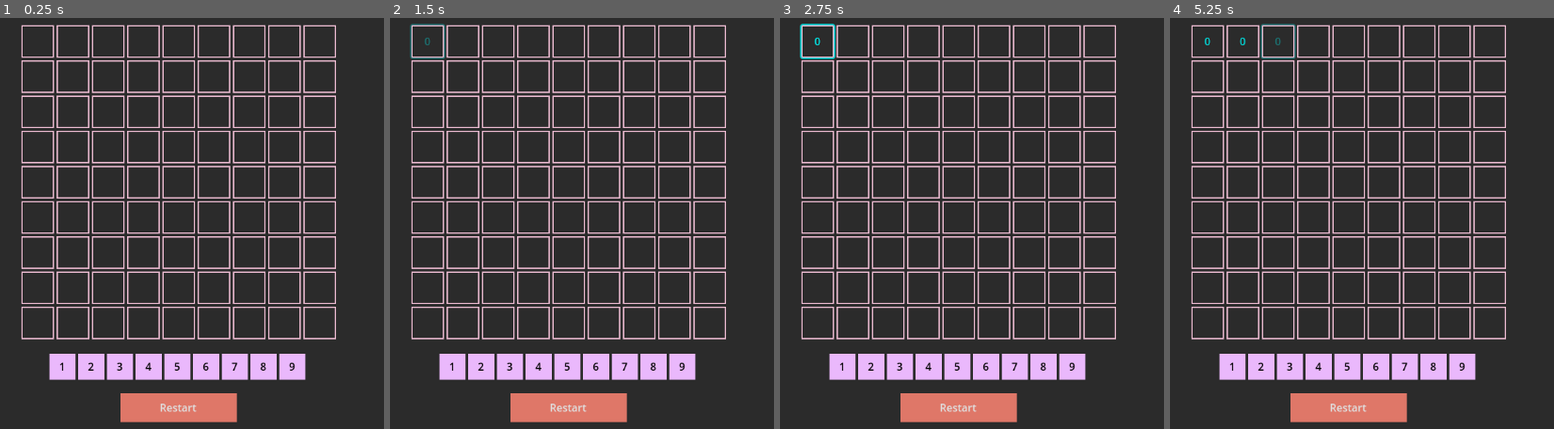
Above: before the commit, frames 1-4 (left to right).
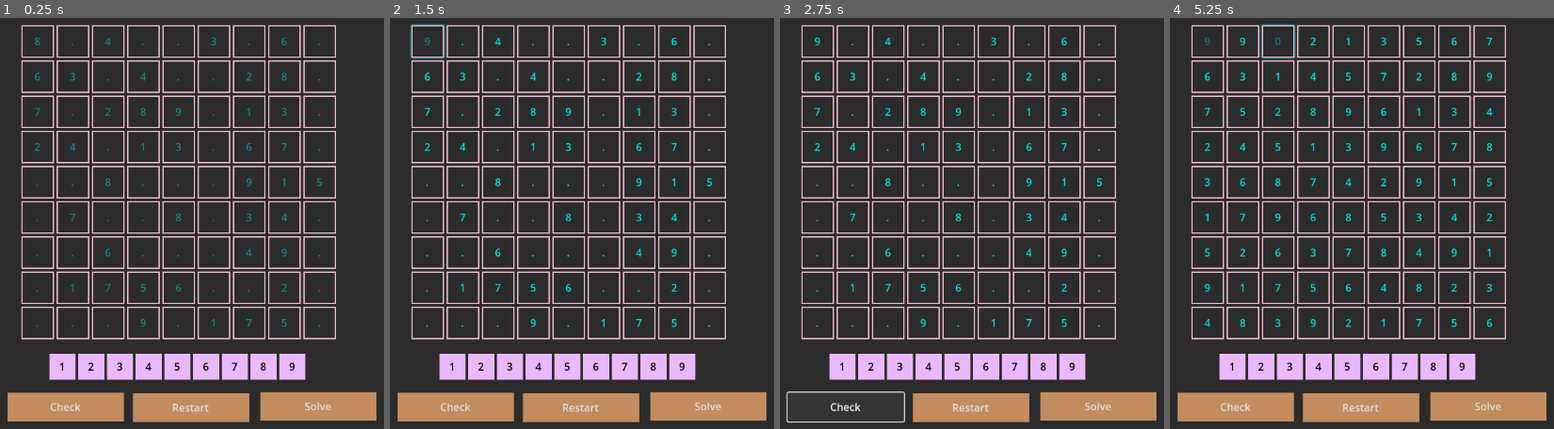
Above: after the commit, the same moments.

Repository: JCharls1/Sudoku
Game: Godot game, scene res://main.tscn
Two runs of this game, one before a commit and one after it. Both use one fixed random seed, a clock stepped at 60 frames per second and the inputs below.
Inputs (mouse positions are in pixels of both pictures, inside the frame that each line leads up to):
- Up to frame 1 (0.25 s): no input
- Up to frame 2 (1.5 s): click "w" (after the commit: "8") at 0.5 s; click "0" (after the commit: "9") at 1.25 s
- Up to frame 3 (2.75 s): click (845, 408) at 2 s, where only the run after the commit has a clickable "Check"
- Up to frame 4 (5.25 s): click (1242, 42) at 2.75 s, where only the run before the commit has a clickable "w"; click "0" at 3.5 s; click (1488, 408) at 4.25 s, where only the run after the commit has a clickable "Solve"; click (1277, 42) at 5 s, where only the run before the commit has a clickable "w"

The runs differ from the first frame. In frame 1, 7.2% of the frame differs, in the area x 1-99%, y 4-99%; in frame 2, 7.3%; in frame 3, 5.8%; in frame 4, 7.9%.

Commit message:
almost finished

Diff:
--- a/cell.gd
+++ b/cell.gd
@@ -19,4 +19,11 @@
 	cell_value = str(main.current_button)
 	tween.tween_property(self, "self_modulate:a", 1, 0.5)
 	cell_updated.emit(self)
-	print(self.get_name())
+
+func draw_num(num):
+	var tween = get_tree().create_tween()
+	self_modulate = Color("#00ffff")
+	self_modulate.a = 0
+	text = str(num)
+	cell_value = str(num)
+	tween.tween_property(self, "self_modulate:a", 1, 0.5)
--- a/main.gd
+++ b/main.gd
@@ -6,9 +6,20 @@
 var cells : Array = []
 var a = "nigga"
 var current_button : int = 0
+var grid = []
+var puzzle = []
+const SIZE = 9
 
 # Called when the node enters the scene tree for the first time.
 func _ready():
+	initialize_grid()
+	initialize_arrays()
+	_fill_grid()
+	puzzle = puzzle_equals_grid(grid)
+	_remove_numbers(40)
+	put_in_grid(puzzle)
+
+func initialize_grid():
 	for cell_count in range(9*9):
 		var cell = Cell.instantiate()
 		cell.main = self
@@ -16,8 +27,28 @@
 		cells.append(cell)
 		cell.cell_updated.connect(_on_cell_updated)
 
+func initialize_arrays():
+	grid = []
+	puzzle = []
+	for i in range(SIZE):
+		grid.append([])
+		puzzle.append([])
+		for j in range(SIZE):
+			grid[i].append(0)
+			puzzle[i].append(0)
+
+func put_in_grid(arr):
+	var i = 0
+	for row in range(SIZE):
+		for col in range(SIZE):
+			if  arr[row][col] != 0:
+				cells[i].draw_num(arr[row][col])
+			else:
+				cells[i].draw_num(".")
+			i+=1
+
 func _on_cell_updated(cell):
-	print(get_current_board_state())
+	cells[0].draw_num(9)
 
 func get_current_board_state():
 	var arr : Array = []
@@ -28,6 +59,120 @@
 func _on_restart_button_pressed():
 	get_tree().reload_current_scene()
 
+func solve_button():
+	put_in_grid(grid)
+
+# backtracking to generate sudoku puzzle
+
+# Fill the diagonal 3x3 subgrids
+func _fill_diagonal_subgrids():
+	for i in range(0, SIZE, 3):
+		_fill_subgrid(i, i)
+
+func _fill_grid():
+	_fill_diagonal_subgrids()
+	_fill_remaining(0, 3)
+
+func puzzle_equals_grid(arr):
+	var puzzle = []
+	for i in range(SIZE):
+		puzzle.append([])
+		for j in range(SIZE):
+			puzzle[i].append(0)
+
+	for i in range(SIZE):
+		for j in range(SIZE):
+			puzzle[i][j] = grid[i][j]
+	return puzzle
+
+func _fill_subgrid(row, col):
+	var num
+	for i in range(3):
+		for j in range(3):
+			while true:
+				num = randi() % 9 + 1
+				if _is_safe_to_place(grid, row + i, col + j, num):
+					grid[row + i][col + j] = num
+					break
+
+func _is_safe_to_place(grid, row, col, num):
+	for x in range(SIZE):
+		if grid[row][x] == num or grid[x][col] == num:
+			return false
+	var startRow = row - row % 3
+	var startCol = col - col % 3
+	for i in range(3):
+		for j in range(3):
+			if grid[startRow + i][startCol + j] == num:
+				return false
+	return true
+
+func _fill_remaining(i, j):
+	if j >= SIZE and i < SIZE - 1:
+		i += 1
+		j = 0
+	if i >= SIZE and j >= SIZE:
+		return true
+	if i < 3:
+		if j < 3:
+			j = 3
+	elif i < 6:
+		if j == (i / 3) * 3:
+			j += 3
+	else:
+		if j == 6:
+			i += 1
+			j = 0
+			if i >= SIZE:
+				return true
+	for num in range(1, SIZE + 1):
+		if _is_safe_to_place(grid, i, j, num):
+			grid[i][j] = num
+			if _fill_remaining(i, j + 1):
+				return true
+			grid[i][j] = 0
+	return false
+
+func _remove_numbers(num_holes):
+	for i in range(num_holes):
+		var row = randi() % SIZE
+		var col = randi() % SIZE
+		while puzzle[row][col] == 0:
+			row = randi() % SIZE
+			col = randi() % SIZE
+		puzzle[row][col] = 0
+
+func _has_unique_solution(grid):
+	var count = 0
+	_solve(grid, count)
+	return count == 1
+
+func _solve(grid, count):
+	for i in range(SIZE):
+		for j in range(SIZE):
+			if grid[i][j] == 0:
+				for num in range(1, SIZE + 1):
+					if _is_safe_to_place(grid, i, j, num):
+						grid[i][j] = num
+						if _solve(grid, count):
+							count += 1
+						grid[i][j] = 0
+				return false
+	return true
+
+func _print_grid(grid, title):
+	print(title)
+	for i in range(SIZE):
+		var line = ""
+		for j in range(SIZE):
+			if grid[i][j] == 0:
+				line += ". "
+			else:
+				line += str(grid[i][j]) + " "
+		print(line)
+	print("")
+
+#buttons
 func _on_click_num():
 	current_button = int($Buttons/num_button.text)
 	print(current_button)
--- a/main.tscn
+++ b/main.tscn
@@ -4,7 +4,7 @@
 [ext_resource type="Script" path="res://main.gd" id="1_vng76"]
 
 [sub_resource type="StyleBoxFlat" id="StyleBoxFlat_tibwg"]
-bg_color = Color(0.874908, 0.465241, 0.408434, 1)
+bg_color = Color(0.759854, 0.549546, 0.374783, 1)
 
 [node name="Main" type="Control"]
 layout_mode = 3
@@ -24,6 +24,15 @@
 grow_vertical = 2
 color = Color(0.169245, 0.169245, 0.169245, 1)
 
+[node name="ColorRect2" type="ColorRect" parent="."]
+layout_mode = 1
+anchors_preset = 15
+anchor_right = 1.0
+anchor_bottom = 1.0
+grow_horizontal = 2
+grow_vertical = 2
+color = Color(0.169245, 0.169245, 0.169245, 1)
+
 [node name="RestartButton" type="Button" parent="."]
 layout_mode = 1
 anchors_preset = 7
@@ -31,14 +40,46 @@
 anchor_top = 1.0
 anchor_right = 0.5
 anchor_bottom = 1.0
-offset_left = -87.0
+offset_left = -68.0
 offset_top = -59.0
-offset_right = 91.0
+offset_right = 110.0
 offset_bottom = -15.0
 grow_horizontal = 2
 grow_vertical = 0
 theme_override_styles/normal = SubResource("StyleBoxFlat_tibwg")
 text = "Restart"
+
+[node name="RestartButton2" type="Button" parent="."]
+layout_mode = 1
+anchors_preset = 7
+anchor_left = 0.5
+anchor_top = 1.0
+anchor_right = 0.5
+anchor_bottom = 1.0
+offset_left = -260.0
+offset_top = -60.0
+offset_right = -82.0
+offset_bottom = -16.0
+grow_horizontal = 2
+grow_vertical = 0
+theme_override_styles/normal = SubResource("StyleBoxFlat_tibwg")
+text = "Check"
+
+[node name="RestartButton4" type="Button" parent="."]
+layout_mode = 1
+anchors_preset = 7
+anchor_left = 0.5
+anchor_top = 1.0
+anchor_right = 0.5
+anchor_bottom = 1.0
+offset_left = 127.0
+offset_top = -61.0
+offset_right = 305.0
+offset_bottom = -17.0
+grow_horizontal = 2
+grow_vertical = 0
+theme_override_styles/normal = SubResource("StyleBoxFlat_tibwg")
+text = "Solve"
 
 [node name="Cells" type="GridContainer" parent="."]
 layout_mode = 1
@@ -104,6 +145,7 @@
 text = "9"
 
 [connection signal="pressed" from="RestartButton" to="." method="_on_restart_button_pressed"]
+[connection signal="pressed" from="RestartButton4" to="." method="solve_button"]
 [connection signal="pressed" from="Buttons/num_button" to="." method="_on_click_num"]
 [connection signal="pressed" from="Buttons/num_button2" to="." method="_on_click_num2"]
 [connection signal="pressed" from="Buttons/num_button3" to="." method="_on_click_num3"]
Not shown, changed: .gitignore
